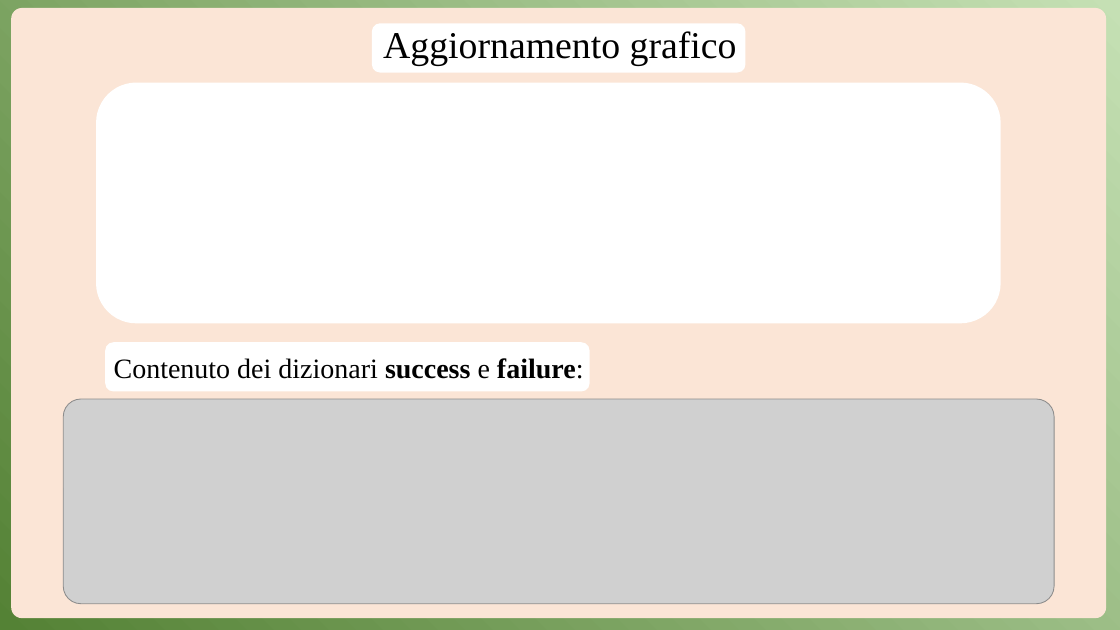
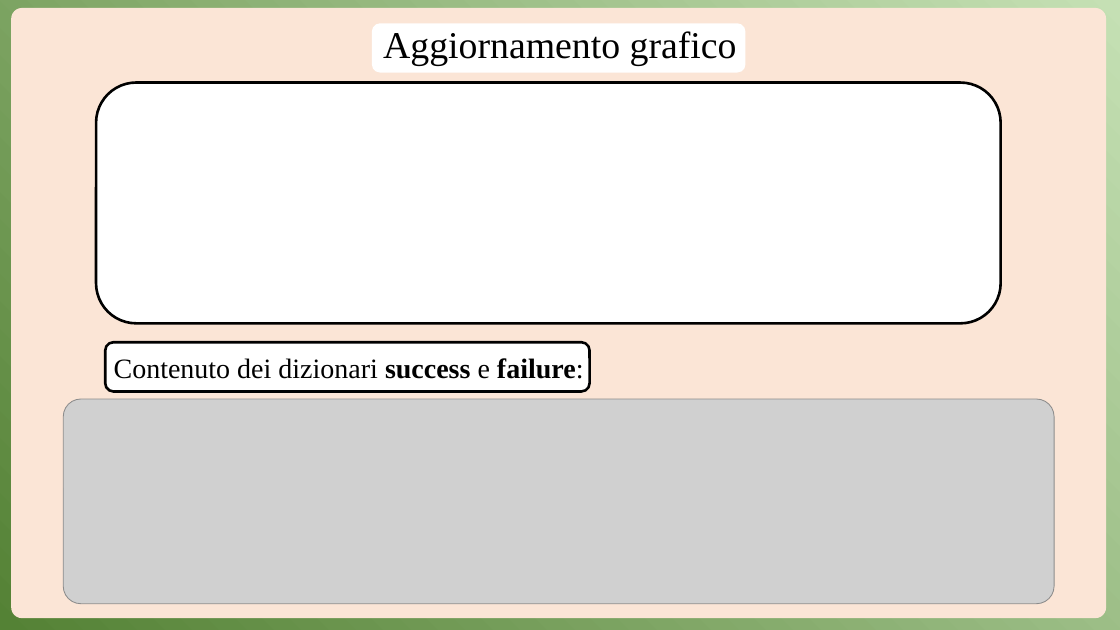
Before and after one commit to Anrighe/Tesi-Laurea-Triennale-Informatica-Unimore, a slide deck: slide 14 of Presentazione_Tesi_Triennale_Informatica_Unimore_2022_2023_Enrico_Marras_152336.pptx. Drawn at 1120x630 pixels with LibreOffice and Linux fonts; fonts in the diff are those of the drawing; grey boxes stand for pictures. Boxes give left, top, right and bottom in pixels: in the first picture for what was removed or moved away, otherwise in the second. Text is boxed around its words. In the diff, an @@ line names an element or a change of style, - is before the commit and + after.

```diff
--- a/Presentazione_Tesi_Triennale_Informatica_Unimore_2022_2023_Enrico_Marras_152336.pptx
+++ b/Presentazione_Tesi_Triennale_Informatica_Unimore_2022_2023_Enrico_Marras_152336.pptx
@@ rounded rectangle at box(96, 82, 1001, 323): outline none to #000000 2.25 pt @@
@@ rounded rectangle at box(105, 342, 590, 392): outline none to #000000 2.25 pt @@
```
Also in this commit, not shown: 15 other slides changed, 4 slides added, 1 slide removed.
